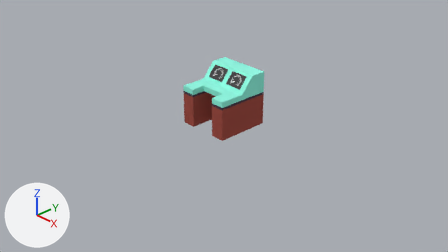
The Blender file models/driver_panel/driver_panel.blend, before and after one commit.
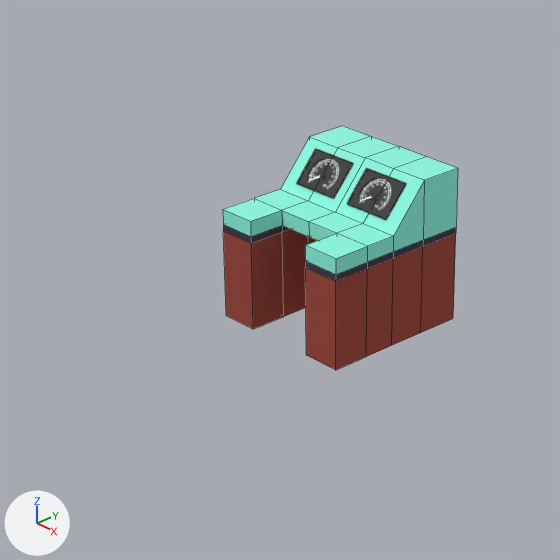
Old and new are each drawn from the file's camera 'Camera' and again close up on the part from 24% to 67% of the width and 5% to 82% of the height. Every picture has the same lights, and +X, +Y and +Z are marked at lower left. The close-ups show mesh edges as thin lines.
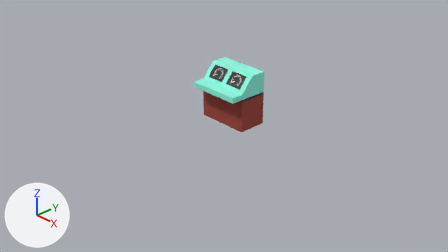
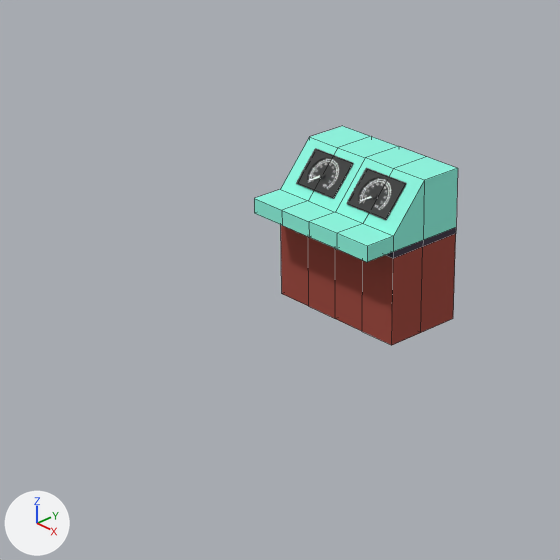
Where the change shows, as pixel boxes (x1, y1, x2, y2) in the close-ups (560 x 560 px):
'Cube', reshaped (13% narrower, 10% shorter): before (223, 126, 458, 370); after (254, 126, 458, 345)
part 1 of me_cube, cut back: before (223, 199, 393, 370); after (254, 199, 393, 345)

What changed in the scene script:
```text
Change me_cube:
    used by ob_cube; location = (0.0, 0.0, 0.0)
    remove me_cube.from_pydata(...)  # 50 vertices, 43 faces; spans x 0.0..0.5, y -0.5..0.5, z 0.0..1.0
    add me_cube.from_pydata(...)  # 38 vertices, 31 faces; spans x 0.0..0.5, y -0.25..0.5, z 0.0..1.0
    me_cube part 1
    12 vertices are removed from x 0.242..0.5, y -0.5..-0.25, z 0.0..0.718
    16 faces are deleted
    4 new faces join them
```
